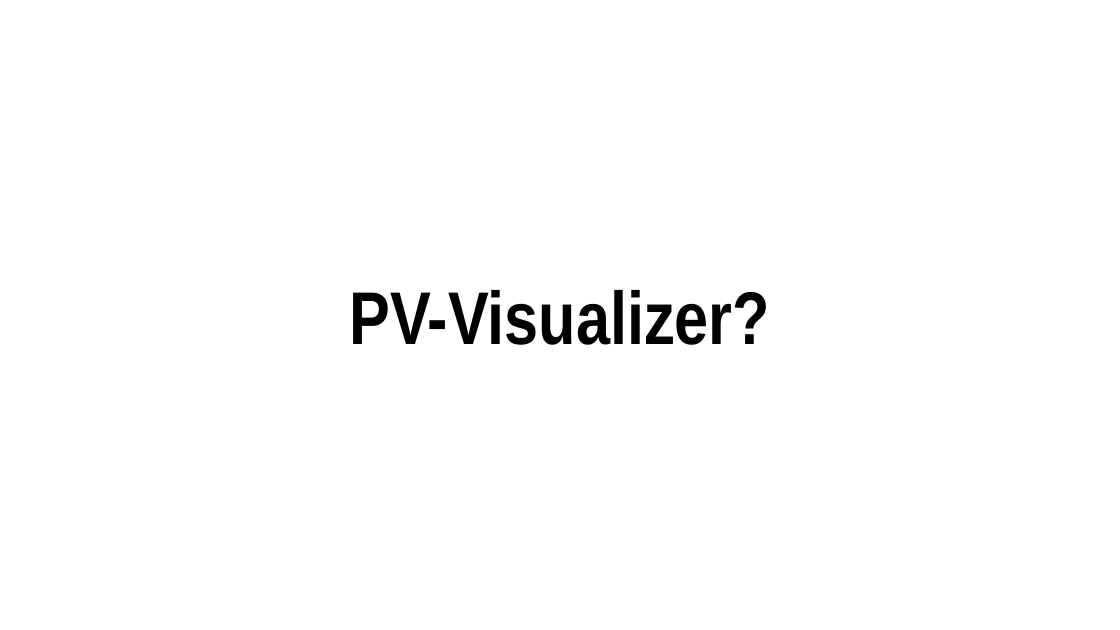
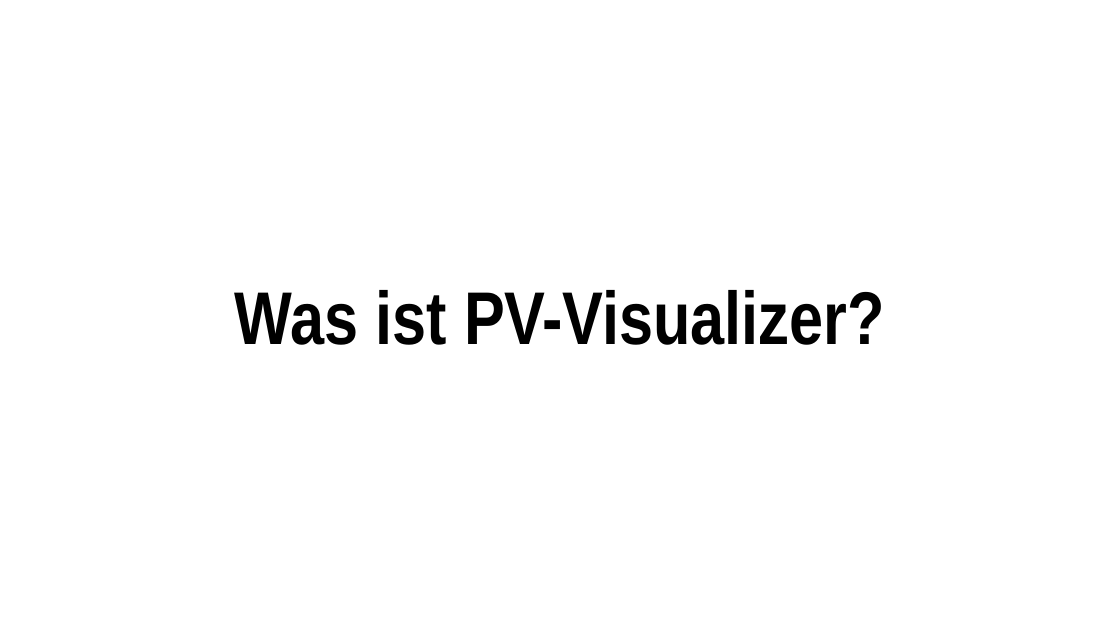
Before and after one commit to Team-Pv-Visualizer/PV-Visualizer, a slide deck: slide 3 of Documents/PVV_Project_Award.pptx (slide 2 before the commit). Drawn at 1120x630 pixels with LibreOffice and Linux fonts; fonts in the diff are those of the drawing. Boxes give left, top, right and bottom in pixels: in the first picture for what was removed or moved away, otherwise in the second. Text is boxed around its words. In the diff, an @@ line names an element or a change of style, - is before the commit and + after.

```diff
--- a/Documents/PVV_Project_Award.pptx
+++ b/Documents/PVV_Project_Award.pptx
@@ title at <box>235,290,885,345</box>: text changed @@
-PV-Visualizer?
+Was ist PV-Visualizer?
```
Also in this commit, not shown: 2 other slides changed, 6 slides added, 13 slides removed.
